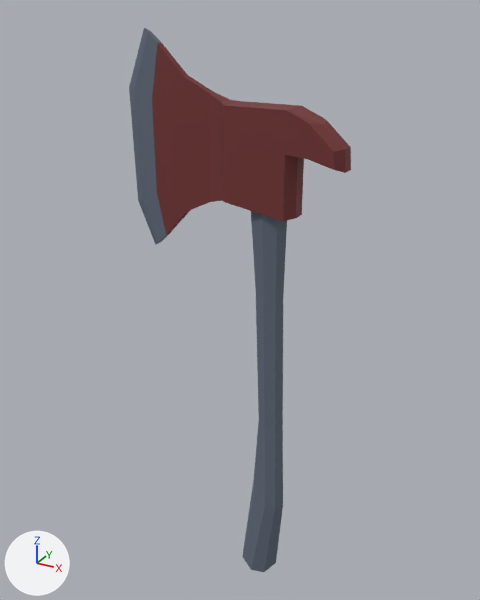
An edit to the glTF model crates/terra_sandbox/assets/models/held/iron_axe.glb, drawn before and after from the same camera.
Before and after are seen from a 50 mm lens placed at (0.353, -0.623, 0.619), pointed at (0.0, 0.019, 0.298). The lights are fixed; the arrows at lower left show +X, +Y and +Z. The picture after the commit comes second. Vertices at exactly the same position are counted once.

Objects in the first picture: 'iron_axe'.
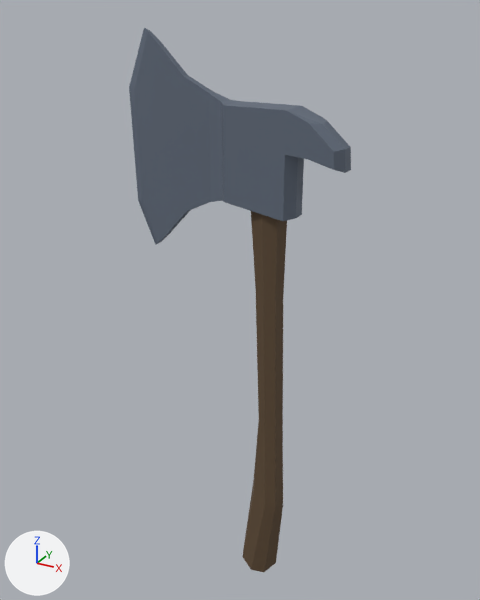
Pixel boxes (x1, y1, x2, y2) of what changed, in the pictures (480 x 600 px):
part 1 of me_axe, recoloured (greyish blue to brown)
    both: (242, 211, 287, 572)
part 2 of me_axe, recoloured (dark red to greyish blue)
    both: (152, 43, 351, 235)

The edits, one by one:
Material 'Wood' (mat_wood) is new.
Its base color is (0.114, 0.0698, 0.0354) (brown #5f4b35).
Its roughness is 0.7.
me_axe has 122 vertices, 236 faces and spans x -0.132..0.132, y -0.02..0.02, z -0.08..0.6.
me_axe is used by ob_iron_axe; location (0.0, 0.0, 0.0).
me_axe part 1: all 76 faces that had it switch from mat_darkwood_001 (greyish blue #616b7a) to mat_wood (brown #5f4b35).
me_axe part 2: all 130 faces that had it switch from mat_red (dark red #733230) to mat_lightgrey_001 (greyish blue #616b7a).
